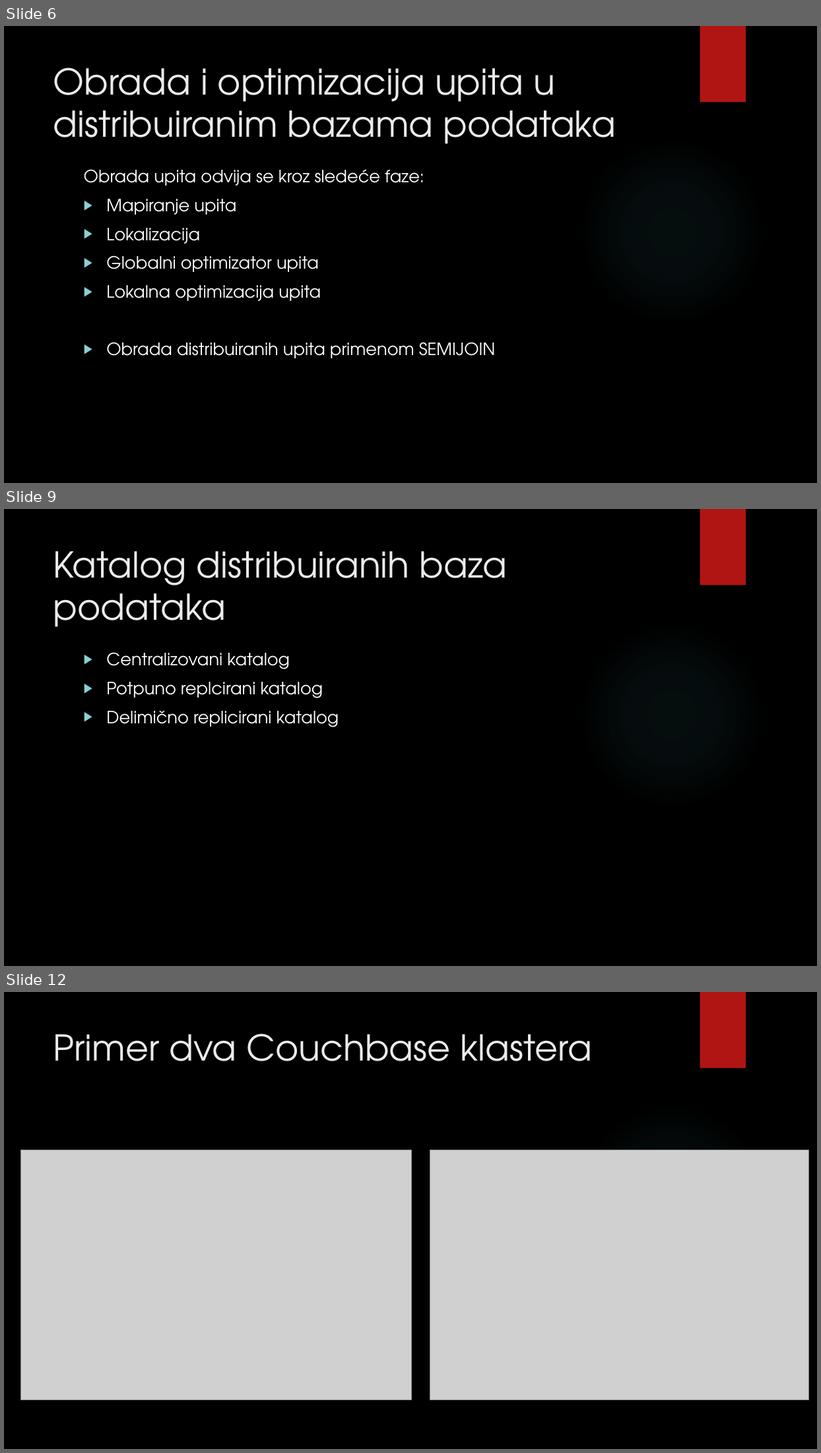
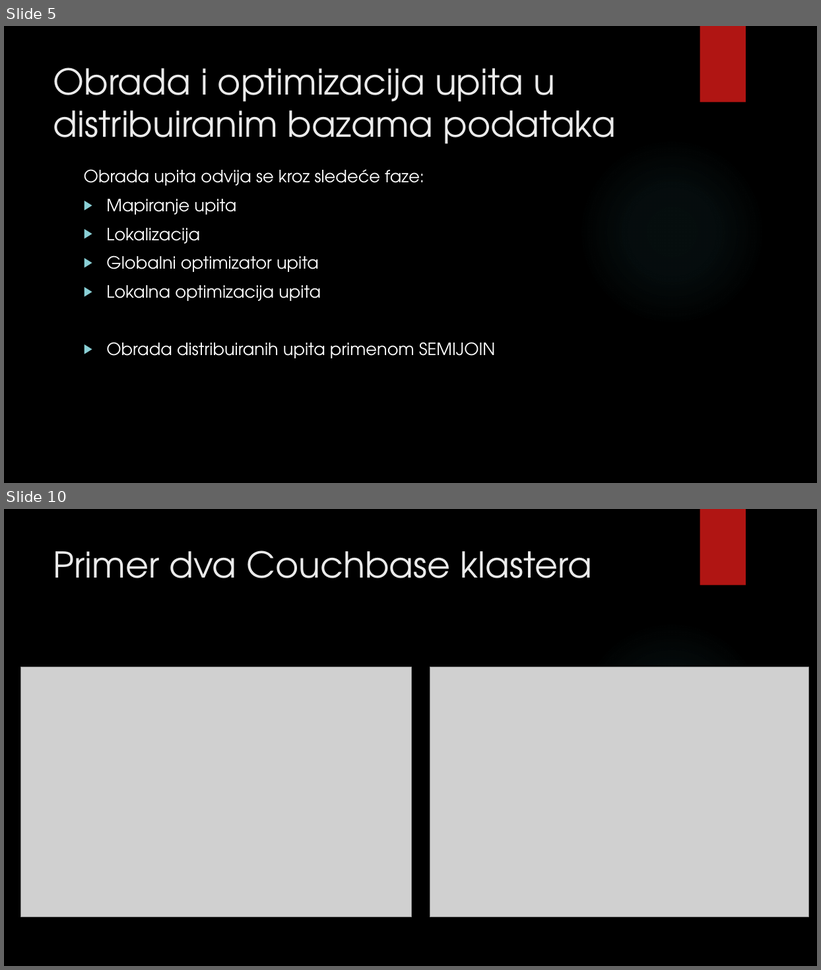
Before and after one commit to Rista5/DBMS, a slide deck: Distribuirane baze/Distribuirane baze podataka.pptx. Shown one above the other, each under a label of ours: slides 6, 9 and 12 before the commit, slides 5 and 10 after it; the slides between them are not shown. The pictures are 821x1453 and 821x970 pixels, drawn with LibreOffice and Linux fonts; fonts in the diff are those of the drawing; grey boxes stand for pictures; background and template pictures are left out. Boxes give left, top, right and bottom in pixels: in the first picture for what was removed or moved away, otherwise in the second. Text is boxed around its words. In the diff, an @@ line names an element or a change of style, - is before the commit and + after.

```diff
--- a/Distribuirane baze/Distribuirane baze podataka.pptx
+++ b/Distribuirane baze/Distribuirane baze podataka.pptx
@@ slide 9 removed at box(4, 509, 817, 966), background picture (left out); not listed: 2 template elements that a slide beside it also shows @@
@@ title removed at box(54, 551, 507, 627) @@
-Katalog distribuiranih baza podataka
@@ text removed at box(106, 652, 339, 727) @@
-▶ Centralizovani katalog
-▶ Potpuno replcirani katalog
-▶ Delimično replicirani katalog
@@ what was slide 6 is now slide 5 @@
@@ what was slide 12 is now slide 10 @@
```
Also in this commit, not shown: 14 slides changed, 1 other slide removed, 11 other files.
